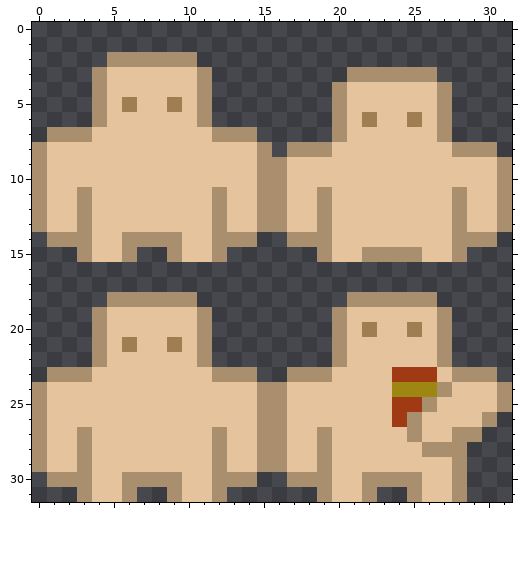
File history of a pixel-art sprite, res/tiles/char.png. The first picture shows the starting point.
The file is 32x32 pixels.
After:
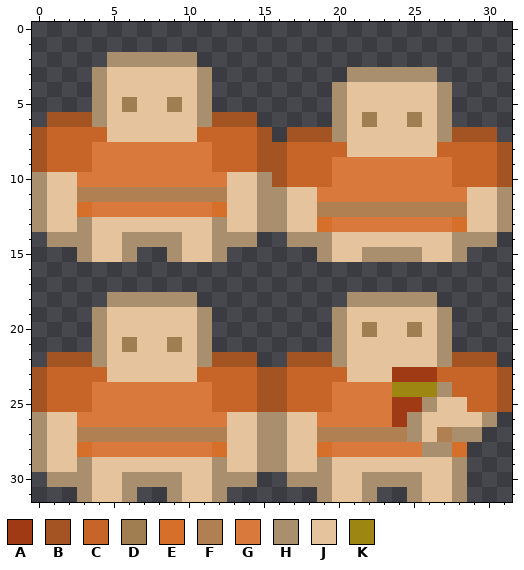
Palette (. is transparent): A #a03a14  B #a35422  C #c66527  D #a17d52  E #d66f29  F #b08052  G #d97a3c  H #aa8f6f  J #e5c49d  K #9e8612
Difference:
@@ x 0..31 @@
  5 ....HJDJJDJH........HJJJJJJH....
- 6 ....HJJJJJJH........HJDJJDJH....
- 7 .HHHJJJJJJJJHHH.....HJJJJJJH....
- 8 HJJJJJJJJJJJJJJH.HHHJJJJJJJJHHH.
- 9 HJJJJJJJJJJJJJJHHJJJJJJJJJJJJJJH
-10 HJJJJJJJJJJJJJJHHJJJJJJJJJJJJJJH
-11 HJJHJJJJJJJJHJJHHJJHJJJJJJJJHJJH
-12 HJJHJJJJJJJJHJJHHJJHJJJJJJJJHJJH
-13 HJJHJJJJJJJJHJJHHJJHJJJJJJJJHJJH
+ 6 .BBBHJJJJJJHBBB.....HJDJJDJH....
+ 7 BCCCCJJJJJJCCCCB.BBBHJJJJJJHBBB.
+ 8 BCCCGGGGGGGGCCCBBCCCCJJJJJJCCCCB
+ 9 BCCCGGGGGGGGCCCBBCCCGGGGGGGGCCCB
+10 HJJGGGGGGGGGGJJHBCCCGGGGGGGGCCCB
+11 HJJFFFFFFFFFFJJHHJJGGGGGGGGGGJJH
+12 HJJEGGGGGGGGEJJHHJJFFFFFFFFFFJJH
+13 HJJHJJJJJJJJHJJHHJJEGGGGGGGGEJJH
 14 .HHHJJHHHHJJHHH..HHHJJJJJJJJHHH.
@@ x 0..31 @@
 21 ....HJDJJDJH........HJJJJJJH....
-22 ....HJJJJJJH........HJJJJJJH....
-23 .HHHJJJJJJJJHHH..HHHJJJJAAAJHHH.
-24 HJJJJJJJJJJJJJJHHJJJJJJJKKKHJJJH
-25 HJJJJJJJJJJJJJJHHJJJJJJJAAHJJJJH
-26 HJJJJJJJJJJJJJJHHJJJJJJJAHJJJJH.
-27 HJJHJJJJJJJJHJJHHJJHJJJJJHJJHH..
-28 HJJHJJJJJJJJHJJHHJJHJJJJJJHHH...
+22 .BBBHJJJJJJHBBB..BBBHJJJJJJHBBB.
+23 BCCCCJJJJJJCCCCBBCCCCJJJAAACCCCB
+24 BCCCGGGGGGGGCCCBBCCCGGGGKKKHCCCB
+25 BCCCGGGGGGGGCCCBBCCCGGGGAAHJJCCB
+26 HJJGGGGGGGGGGJJHHJJGGGGGAHJJJJH.
+27 HJJFFFFFFFFFFJJHHJJFFFFFFHJFHH..
+28 HJJEGGGGGGGGEJJHHJJEGGGGGGHHE...
 29 HJJHJJJJJJJJHJJHHJJHJJJJJJJJH...
Boxes around the changes in both pictures, in picture pixels (x1, y1, x2, y2):
changed: (32, 112, 512, 232)
changed: (32, 352, 512, 457)
